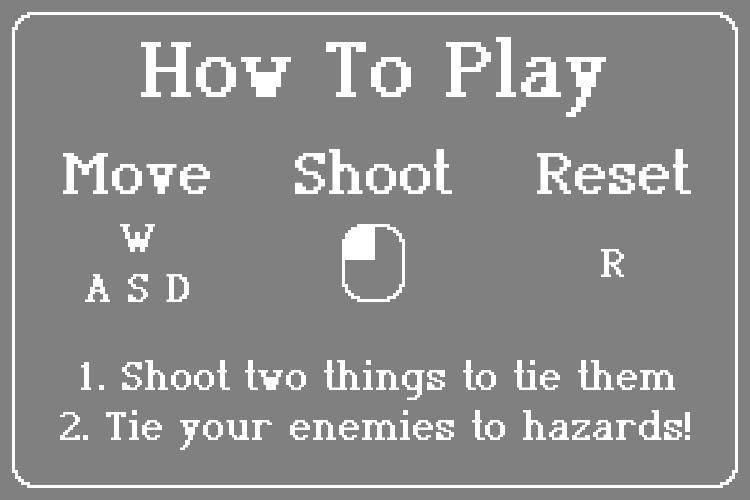
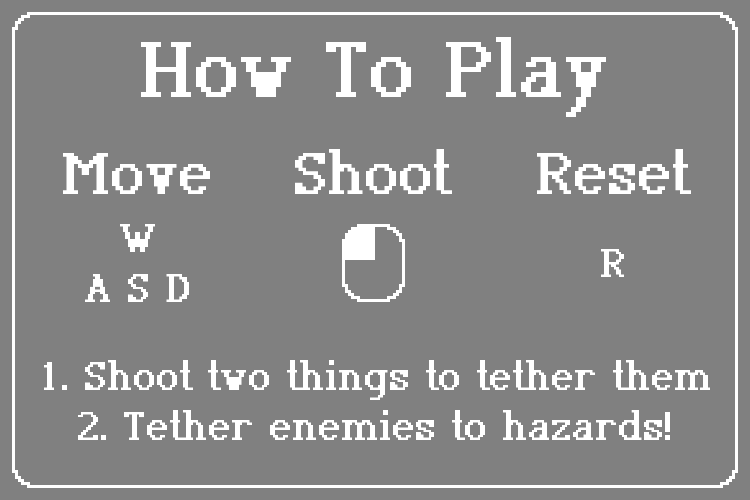
Before/after of a 750 × 500 layered artwork. What changed in the layer stack:
renamed "1. Shoot two things to tie the..." to "1. Shoot two things to tether ...", painted on it over bbox(44, 360, 710, 450)
